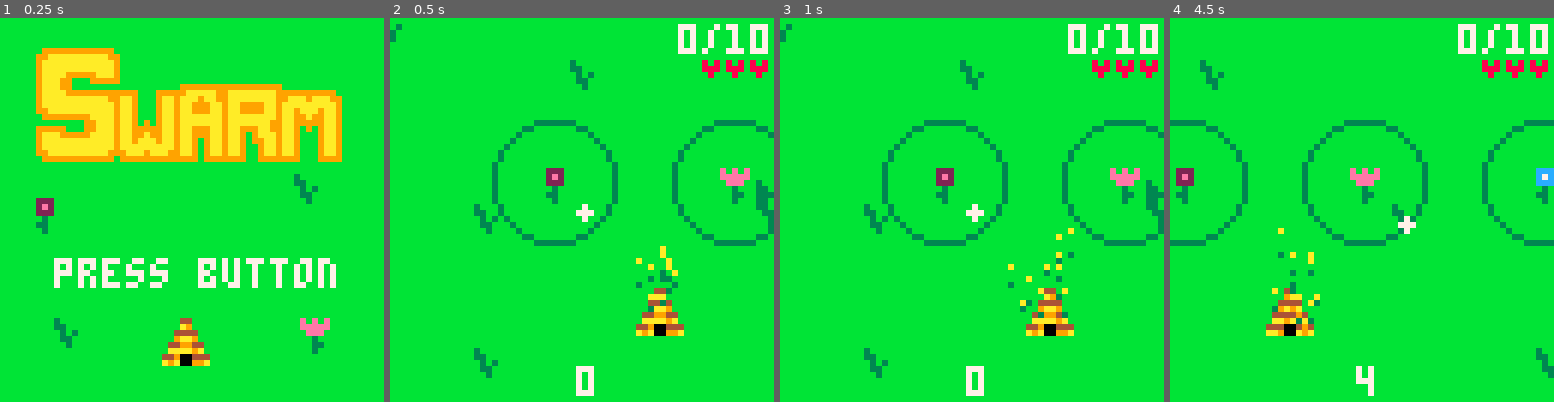
Above: before the commit, frames 1-4 (left to right).
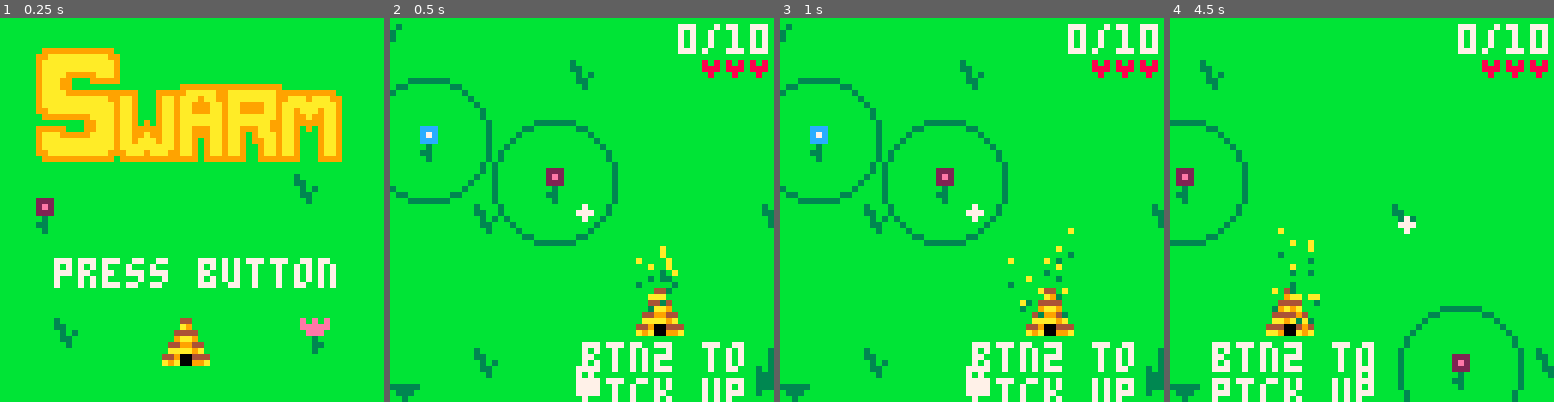
Above: after the commit, the same moments.

Repository: greysonp/swarm
Game: PICO-8 cartridge bees.p8
The game is run twice, just before and just after one commit, with the same random seed, the same clock (stepped at 60 frames per second) and the same inputs.
Inputs:
- Up to frame 1 (0.25 s): no input
- Up to frame 2 (0.5 s): tap X (X key) at 0.33 s
- Up to frame 3 (1 s): tap O (Z key) at 0.7 s
- Up to frame 4 (4.5 s): tap X (X key) at 1.07, 1.85, 2.97, 4.08 s; hold Right 1.6-2.1 s; tap O (Z key) every 0.4 s from 1.7 to 4.1 s; hold Up 2.15-2.42 s; hold Right 2.47-3.03 s; hold Left 3.08-3.58 s; hold Down 3.63-3.97 s; hold Right from 4.02 s (still down)

Frame 1 is identical in both runs. In frame 2, 5.9% of the frame differs, in the area x 0-100%, y 15-100%; in frame 3, 6.0%; in frame 4, 6.8%, in the area x 0-100%, y 26-100%.

Commit message:
Flowers and enemies spawn, enemy power levels.

Diff:
--- a/bees.p8
+++ b/bees.p8
@@ -14,10 +14,12 @@
 flowers = {}
 
 -- constants
+fps = 30
 startbees = 10
 stagewidth = 256
 stageheight = 256
 startlives = 3
+minflowers = 4
 camlag = .1 -- constant we use as 't' in low-pass filter calculation
 beehive_layer = 1
 anchor_layer = beehive_layer + 1
@@ -32,6 +34,10 @@
 score = 0
 screen = 0 -- 0 = title screen, 1 = game, 2 = game over
 gameovertimer = 0
+spawntimermaxorig = 10 * fps
+spawntimermax = spawntimermaxorig
+spawntimermin = 2 * fps
+spawntimer = spawntimermax -- init to max so we'll spawn right away when the game starts
 
 -- debug elements
 flag = false
@@ -103,8 +109,6 @@
 
   -- add flowers to the stage
   addflower(newflower(110, 110, 32))
-  addflower(newflower(140, 110, 33))
-  addflower(newflower(170, 110, 34))
 
   -- add bees to the stage
   for i = 1, startbees do
@@ -148,8 +152,18 @@
   camera(cam.x, cam.y)
 
   -- spawn enemies
-  if time % 60 == 0 then
-    spawnenemy()
+  if not beehive.isfirst then
+    spawntimermax = max(spawntimermaxorig - score, spawntimermin)
+    spawntimer += 1
+    if spawntimer > spawntimermax then
+      spawnenemy()
+      spawntimer = 0
+    end
+  end
+
+  -- ensure a minimum number of flowers
+  while count(flowers) < minflowers do
+    spawnflower()
   end
 end
 
@@ -223,9 +237,39 @@
   if y <= stageheight/2 then y = -5
   else y = stageheight + 5 end
 
-  local enemy = newenemy(x, y)
+  local enemy = nil
+  if score < 60 then
+    enemy = newenemy(x, y, 64)
+  elseif score < 120 then
+    enemy = newenemy(x, y, 80)
+    enemy:multpower(1.25, 1.5)
+  else
+    enemy = newenemy(x, y, 96)
+    enemy:multpower(1.5, 2)
+  end
   add(enemies, enemy)
   add(stage, enemy)
+end
+
+function spawnflower()
+  local padding = 30
+
+  local flower = newflower(0, 0, flr(random(32, 36)))
+  flower.pos.x = random(padding, stagewidth - padding)
+  flower.pos.y = random(padding, stagewidth - padding)
+
+  -- ensure the flower is not placed too closely to any other flower
+  local trycount = 0
+  while trycount < 5 and findclosest(flowers, flower.pos.x, flower.pos.y, function(obj, dist)
+    return dist < flower.radius * 2
+  end) != nil do
+    flower.pos.x = random(padding, stagewidth - padding)
+    flower.pos.y = random(padding, stagewidth - padding)
+    trycount += 1
+  end
+
+  addflower(flower)
+
 end
 
 function addflower(flower)
@@ -256,6 +300,9 @@
     if closest.removable then
       del(anchors, closest)
       del(stage, closest)
+    end
+    if closest == beehive and beehive.isfirst then
+      beehive.isfirst = false
     end
     return closest
   end
@@ -417,10 +464,10 @@
   beehive.pollen = 0
   beehive.maxpollen = 10
   beehive.progressbar = newhealthbar(beehive, 9)
-
   beehive.progressbar.bgcolor = 4
   beehive.progressbar.fgcolor = 9
   beehive.progressbar.height = 1
+  beehive.isfirst = true
 
   function beehive:update()
     self:superupdate()
@@ -433,6 +480,12 @@
     -- draw progress bar for bee production
     if self.pollen > 0 then
       self.progressbar:draw(self.pollen, self.maxpollen)
+    end
+
+    -- draw pick-up hint if it's the first time the player is picking up bees
+    if self.isfirst then
+      print('btn2 to', self.pos.x - 13, self.pos.y + 9, 7)
+      print('pick up', self.pos.x - 13, self.pos.y + 15, 7)
     end
   end
 
@@ -656,14 +709,14 @@
   return bee
 end
 
-function newenemy(x, y)
+function newenemy(x, y, sprite)
   local enemy = newgameobj()
   enemy.pos.x = x
   enemy.pos.y = y
   enemy.layer = enemy_layer
-  enemy.walkanim = {64, 65}
-  enemy.attackanim = {66, 67}
-  enemy.runanim = {68, 69}
+  enemy.walkanim = {sprite, sprite + 1}
+  enemy.attackanim = {sprite + 2, sprite + 3}
+  enemy.runanim = {sprite + 4, sprite + 5}
   enemy.maxhealth = 80
   enemy.health = enemy.maxhealth
   enemy.healthbar = newhealthbar(enemy, -9)
@@ -719,6 +772,12 @@
     if self.flower != nil and notoncamera(self.flower.pos.x, self.flower.pos.y, 5, 7) then
       drawindicator(self.flower, 130, 131, 128, 129)
     end
+  end
+
+  function enemy:multpower(healthmult, walkmult)
+    self.maxhealth = self.maxhealth * healthmult
+    self.health = self.maxhealth
+    self.walkspeed = self.walkspeed * walkmult
   end
 
   function enemy:attackifpossible()
@@ -884,7 +943,9 @@
   scorecounter.layer = hud_layer
 
   function scorecounter:update()
-    if time % 30 == 0 then score += 1 end
+    if time % 30 == 0 and not beehive.isfirst then
+      score += 1
+    end
   end
 
   function scorecounter:draw()
@@ -1032,22 +1093,22 @@
 f9044400f904440000048409090444000044409f0044409f00000000000000000000000000000000000000000000000000000000000000000000000000000000
 09499900094999000099999000999990009994900099949000000000000000000000000000000000000000000000000000000000000000000000000000000000
 00090000000009000909090000090909009000000000900000000000000000000000000000000000000000000000000000000000000000000000000000000000
-00000000000000000000000000000000000000000000000000000000000000000000000000000000000000000000000000000000000000000000000000000000
-00000000000000000000000000000000000000000000000000000000000000000000000000000000000000000000000000000000000000000000000000000000
-00000000000000000000000000000000000000000000000000000000000000000000000000000000000000000000000000000000000000000000000000000000
-00000000000000000000000000000000000000000000000000000000000000000000000000000000000000000000000000000000000000000000000000000000
-00000000000000000000000000000000000000000000000000000000000000000000000000000000000000000000000000000000000000000000000000000000
-00000000000000000000000000000000000000000000000000000000000000000000000000000000000000000000000000000000000000000000000000000000
-00000000000000000000000000000000000000000000000000000000000000000000000000000000000000000000000000000000000000000000000000000000
-00000000000000000000000000000000000000000000000000000000000000000000000000000000000000000000000000000000000000000000000000000000
-00000000000000000000000000000000000000000000000000000000000000000000000000000000000000000000000000000000000000000000000000000000
-00000000000000000000000000000000000000000000000000000000000000000000000000000000000000000000000000000000000000000000000000000000
-00000000000000000000000000000000000000000000000000000000000000000000000000000000000000000000000000000000000000000000000000000000
-00000000000000000000000000000000000000000000000000000000000000000000000000000000000000000000000000000000000000000000000000000000
-00000000000000000000000000000000000000000000000000000000000000000000000000000000000000000000000000000000000000000000000000000000
-00000000000000000000000000000000000000000000000000000000000000000000000000000000000000000000000000000000000000000000000000000000
-00000000000000000000000000000000000000000000000000000000000000000000000000000000000000000000000000000000000000000000000000000000
-00000000000000000000000000000000000000000000000000000000000000000000000000000000000000000000000000000000000000000000000000000000
+06000006060000060600000606000006600000606000006000000000000000000000000000000000000000000000000000000000000000000000000000000000
+06600066066000660660006606600066660006606600066000000000000000000000000000000000000000000000000000000000000000000000000000000000
+05666665056666650566666505666665666666606666666000000000000000000000000000000000000000000000000000000000000000000000000000000000
+00066600000666000006660000066600066666000666660000000000000000000000000000000000000000000000000000000000000000000000000000000000
+00ff0ff000ff0ff000ff0ff000ff0ff00f666f000f666f0000000000000000000000000000000000000000000000000000000000000000000000000000000000
+f6055500f605550000058506060444000055506f0055506f00000000000000000000000000000000000000000000000000000000000000000000000000000000
+06566600065666000066666000666660006665600066656000000000000000000000000000000000000000000000000000000000000000000000000000000000
+00060000000006000606060000060606006000000000600000000000000000000000000000000000000000000000000000000000000000000000000000000000
+0c00000c0c00000c0c00000c0c00000cc00000c0c00000c000000000000000000000000000000000000000000000000000000000000000000000000000000000
+0cc000cc0cc000cc0cc000cc0cc000cccc000cc0cc000cc000000000000000000000000000000000000000000000000000000000000000000000000000000000
+0dcccccd0dcccccd0dcccccd0dcccccdccccccc0ccccccc000000000000000000000000000000000000000000000000000000000000000000000000000000000
+000ccc00000ccc00000ccc00000ccc000ccccc000ccccc0000000000000000000000000000000000000000000000000000000000000000000000000000000000
+00ff0ff000ff0ff000ff0ff000ff0ff00fcccf000fcccf0000000000000000000000000000000000000000000000000000000000000000000000000000000000
+fc0ddd00fc0ddd00000d8d0c0c0ddd0000ddd0cf00ddd0cf00000000000000000000000000000000000000000000000000000000000000000000000000000000
+0cdccc000cdccc0000ccccc000ccccc000cccdc000cccdc000000000000000000000000000000000000000000000000000000000000000000000000000000000
+000c000000000c000c0c0c00000c0c0c00c000000000c00000000000000000000000000000000000000000000000000000000000000000000000000000000000
 00000000000000000000000000000000000000000000000000000000000000000000000000000000000000000000000000000000000000000000000000000000
 00000000000000000000000000000000000000000000000000000000000000000000000000000000000000000000000000000000000000000000000000000000
 00000000000000000000000000000000000000000000000000000000000000000000000000000000000000000000000000000000000000000000000000000000
